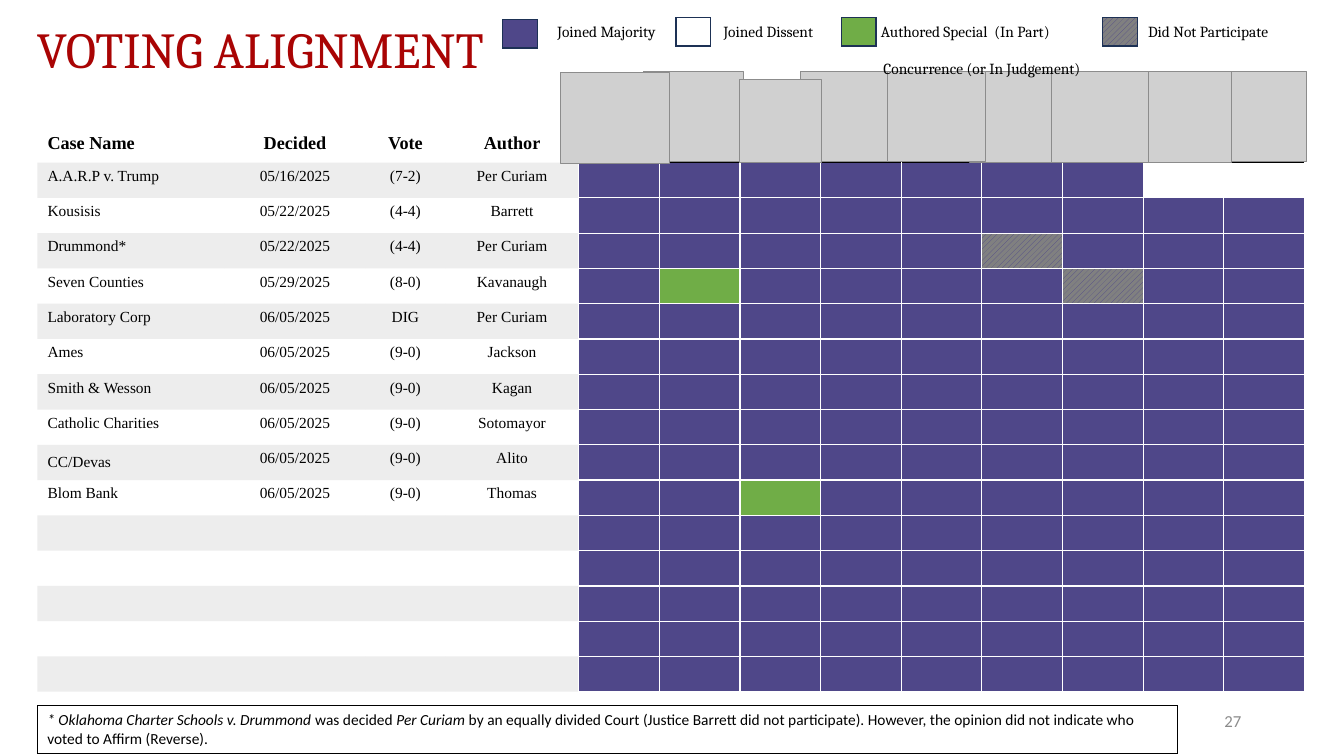
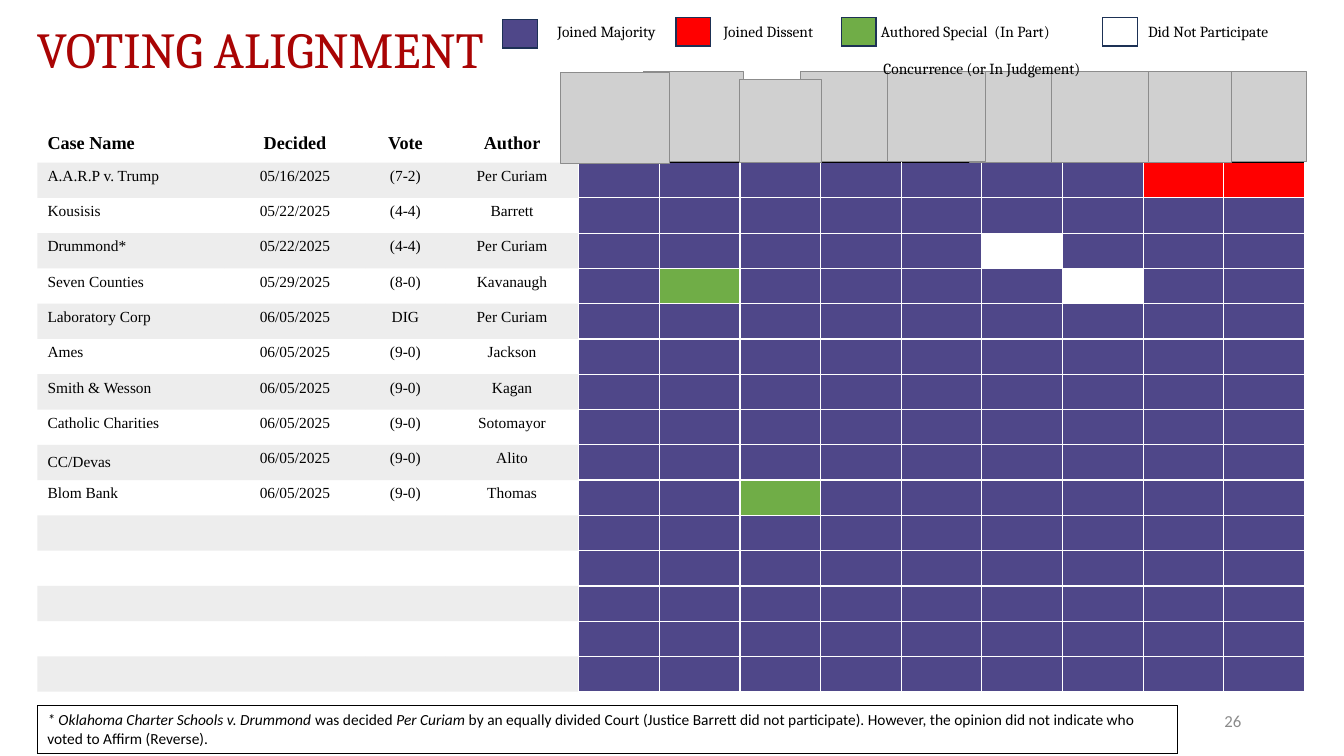
Before and after one commit to JakeTruscott/scotuswatch, a slide deck: slide 26 of Stat Reviews/OT24_StatReview/compilation/SCOTUSBlog/statpack_OT24.pptx (slide 27 before the commit). Drawn at 1344x756 pixels with LibreOffice and Linux fonts; fonts in the diff are those of the drawing; grey boxes stand for pictures. Boxes give left, top, right and bottom in pixels: in the first picture for what was removed or moved away, otherwise in the second. Text is boxed around its words. In the diff, an @@ line names an element or a change of style, - is before the commit and + after.

```diff
--- a/Stat Reviews/OT24_StatReview/compilation/SCOTUSBlog/statpack_OT24.pptx
+++ b/Stat Reviews/OT24_StatReview/compilation/SCOTUSBlog/statpack_OT24.pptx
@@ rectangle at (677, 17, 711, 46): fill #FFFFFF to #FF0000 @@
@@ rectangle at (1103, 17, 1137, 46): fill pattern #4F4789 on #808080 to none @@
@@ table at (37, 124, 1305, 692) @@
@@ fill #FFFFFF to #FF0000 in 2 cells @@
@@ fill pattern #4E478A on #808080 to #FFFFFF in row 4, column 10 @@
@@ page number at (1224, 716, 1241, 727): text changed @@
-27
+26
```
Also in this commit, not shown: 24 other slides changed, 6 other files.
